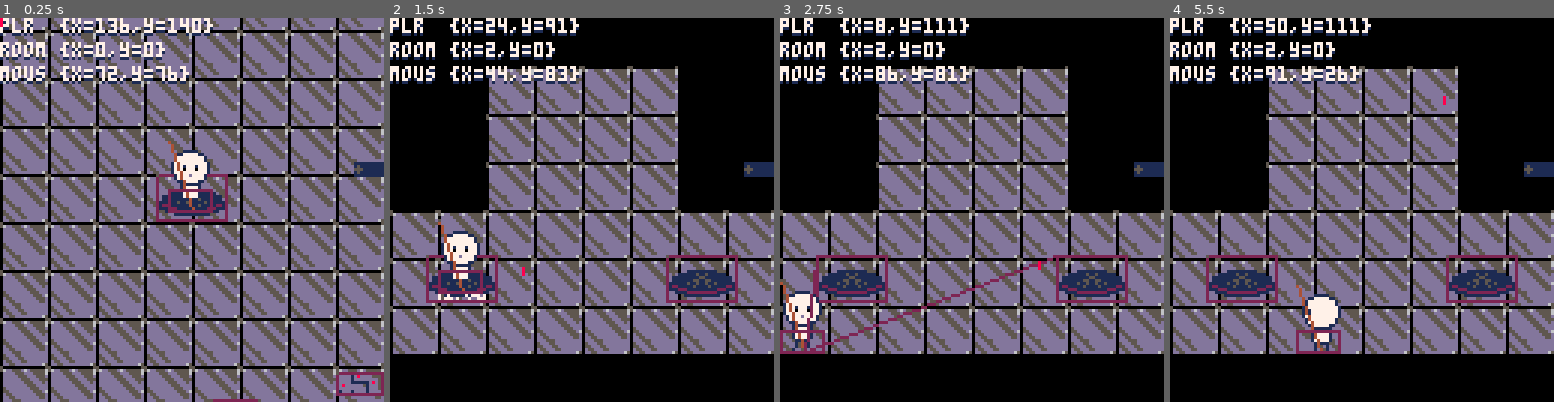
Above: before the commit, frames 1-4 (left to right).
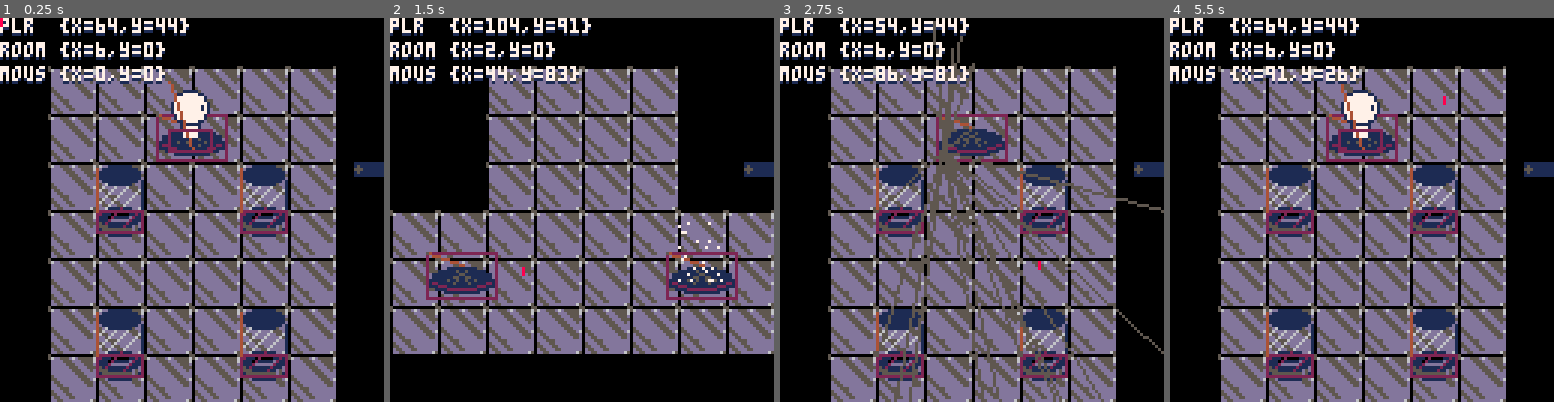
Above: after the commit, the same moments.

Repository: GiovanH/Pico8_Dev
Game: PICO-8 cartridge walkabout.p8
The game is run twice, just before and just after one commit, with the same random seed, the same clock (stepped at 60 frames per second) and the same inputs.
Inputs (mouse positions are in pixels of both pictures, inside the frame that each line leads up to):
- Up to frame 1 (0.25 s): no input
- Up to frame 2 (1.5 s): tap O (Z key) at 0.33, 0.7, 1.43 s; click (459, 121) at 0.67 s; tap X (X key) at 1.07 s; click (520, 267) at 1.22 s
- Up to frame 3 (2.75 s): click (975, 114) at 1.77 s; hold Left 1.97-2.37 s; tap X (X key) at 2.07, 2.4, 2.73 s; tap O (Z key) at 2.22 s; click (1037, 259) at 2.32 s; hold Down from 2.42 s (still down)
- Up to frame 4 (5.5 s): release Down at 2.82 s; click (1492, 106) at 2.87 s; hold Right 2.87-3.53 s; tap X (X key) every 0.33 s from 3.07 to 5.4 s; tap O (Z key) at 3.1, 3.98, 4.87 s; click (1254, 256) at 3.42 s; hold Up 3.58-4.08 s; click (1315, 102) at 3.97 s; hold Right 4.13-4.53 s; click (1381, 248) at 4.52 s; hold Down 4.58-5.08 s; click (1442, 94) at 5.07 s; hold Left from 5.13 s (still down)

The runs differ from the first frame. In frame 1, 70% of the frame differs, in the area x 0-100%, y 0-100%; in frame 2, 4.0%; in frame 3, 38%; in frame 4, 36%.

Commit message:
Particles, queued tasks, science capsules

Diff:
--- a/walkabout.p8
+++ b/walkabout.p8
@@ -438,6 +438,7 @@
  self.objects = {}
  self.mclock = 0
  self.camera = vec()  -- use for map offset
+ self._tasks = {}
 end
 function stage:add(object)
  add(self.objects, object)
@@ -449,6 +450,14 @@
 end
 function stage:update()
  self.mclock = (self.mclock + 1) % 27720
+ dbg.watch(self._tasks, "tasks")
+ for handle, task in pairs(self._tasks) do
+  task.ttl -= 1
+  if task.ttl <= 0 then
+   task.callback()
+   self._tasks[handle] = nil
+  end
+ end
  for object in all(self.objects) do
   if object._doomed then
    -- clean up garbage
@@ -464,6 +473,12 @@
  for object in all(self.objects) do
   if (not object._doomed) object:draw()
  end
+end
+function stage:schedule(tics, callback)
+ add(self._tasks, {
+  ttl = tics,
+  callback = callback,
+ })
 end
 
 -->8
@@ -716,31 +731,22 @@
 
 function newportal(pos, dest, deststate)
  o_portal = t_button(pos, 005, vec(23, 15))
+ o_portal.anchor = vec(-12, -4)
+ o_portal.shape_offset = vec(-12, -4)
  o_portal.tcol = 15
- function o_portal:interact(p)
-  if p.cooldown > 0 then
-   p.cooldown += 1
-   printh('Not Portalling (cooldown)')
-   return
-  end
-  if deststate then
-   dest(deststate.pos)
-   p.facing = deststate.facing
-  else
-   dest()  -- let room decide position
-  end
-  o_player.cooldown = 5
-  cur_room:update()  -- align camera
-  sfx(001)
-  printh('portalled player to')
-  printh(o_player.stage:relpos(o_player))
-
+ function o_portal:spark()
   local grav = vec(0, 0.01)
   for i = 0, 24 do
    local spread = 8
+   local p_origin = o_player.stage:relpos(o_player) + o_player.anchor
+   local p_extent = p_origin + o_player.size
+   local point_in_plr_spr = vec(
+    rndr(p_origin.x, p_extent.x),
+    rndr(p_origin.y, p_extent.y)
+   )
    local p = particle(
-     o_player.stage:relpos(o_player) + vec(rndr(-spread, spread), 4),
-     vec(rndr(-0.5, 0.5), rndr(-2.1, -1.7)), --vel
+     point_in_plr_spr + vec(0, 4),
+     vec(rndr(-0.5, 0.5), rndr(-2.0, -1.7)), --vel
      grav, -- acc
      rndr(10, 15), -- ttl
      7 -- col
@@ -751,6 +757,29 @@
    end
    cur_room:add(p)
   end
+ end
+ function o_portal:interact(p)
+  if p.cooldown > 0 then
+   p.cooldown += 1
+   printh('Not Portalling (cooldown)')
+   return
+  end
+  self:spark()
+  p:destroy()
+   sfx(001)
+  self.stage:schedule(16, function()
+   -- new room after animation
+   if deststate then
+    dest(deststate.pos)
+    p.facing = deststate.facing
+   else
+    dest()  -- let room decide position
+   end
+   o_player.cooldown = 5
+   cur_room:update()  -- align camera
+   printh('portalled player to')
+   printh(o_player.stage:relpos(o_player))
+  end)
  end
  return o_portal
 end
@@ -986,10 +1015,9 @@
 cur_room = nil
 
 function room_complab()
- local center = vec(124, 128)
+ local center = vec(128, 132)
  cur_room = room(0, 0, 2, 2)
  o_player = t_player(center)
- o_player.pos += vec(12, 12)
  cur_room:add(o_player)
 
  o_computer1 = t_sign(vec(24, 8), 010, vec(15, 15))
@@ -1072,9 +1100,9 @@
  o_player = t_player(v or vec(24, 91))
  cur_room:add(o_player)
 
- cur_room:add(newportal(vec(12, 79), room_complab))
-
- cur_room:add(newportal(vec(92, 79), room_lab))
+ cur_room:add(newportal(vec(24, 82), room_complab))
+
+ cur_room:add(newportal(vec(104, 82), room_lab))
 
 end
 
@@ -1084,7 +1112,18 @@
  o_player.facing = 'r'
  cur_room:add(o_player)
 
- cur_room:add(newportal(vec(53, 33), room_t, {
+ for y = 0, 3 do
+  for x = 0, 2 do
+   o_cap = mob(vec(16*(x*3+2), 16*(y*3+4)), 076, vec(15, 23))
+   o_cap.obstructs = true
+   o_cap.bsize = vec(15,7)
+   o_cap.anchor = vec(0, -15)
+   o_cap.tcol = 10
+   cur_room:add(o_cap)
+  end
+ end
+
+ cur_room:add(newportal(vec(64, 36), room_t, {
     facing='d',
     pos=vec(104, 91)
    }))
@@ -1275,7 +1314,7 @@
 
 function _init()
  prettify_map()
- room_complab()
+ room_lab()
 end
 
 function _update()
Not shown, changed: 40 lines of the sprite sheet (__gfx__) section of walkabout.p8
